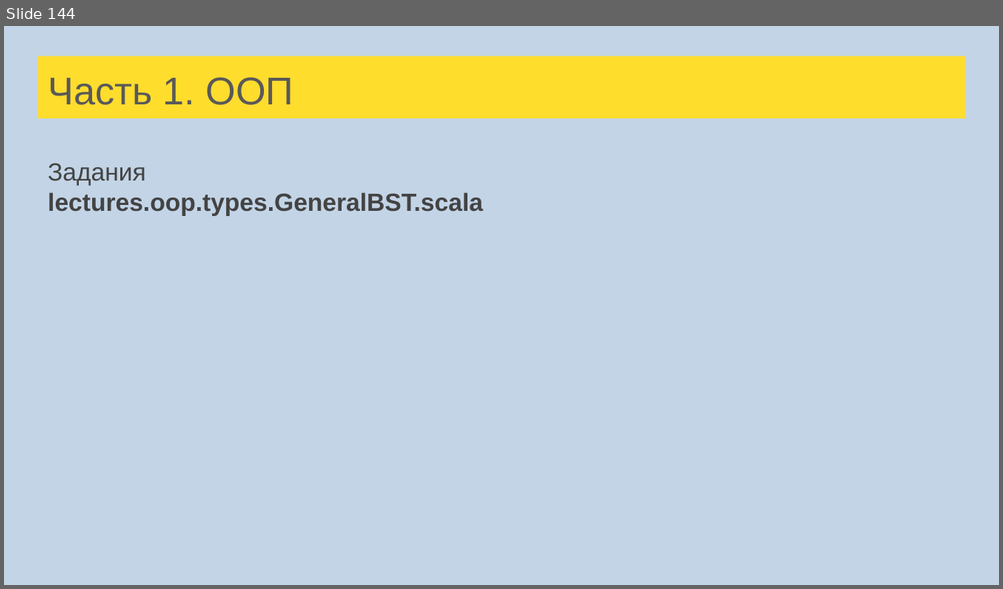
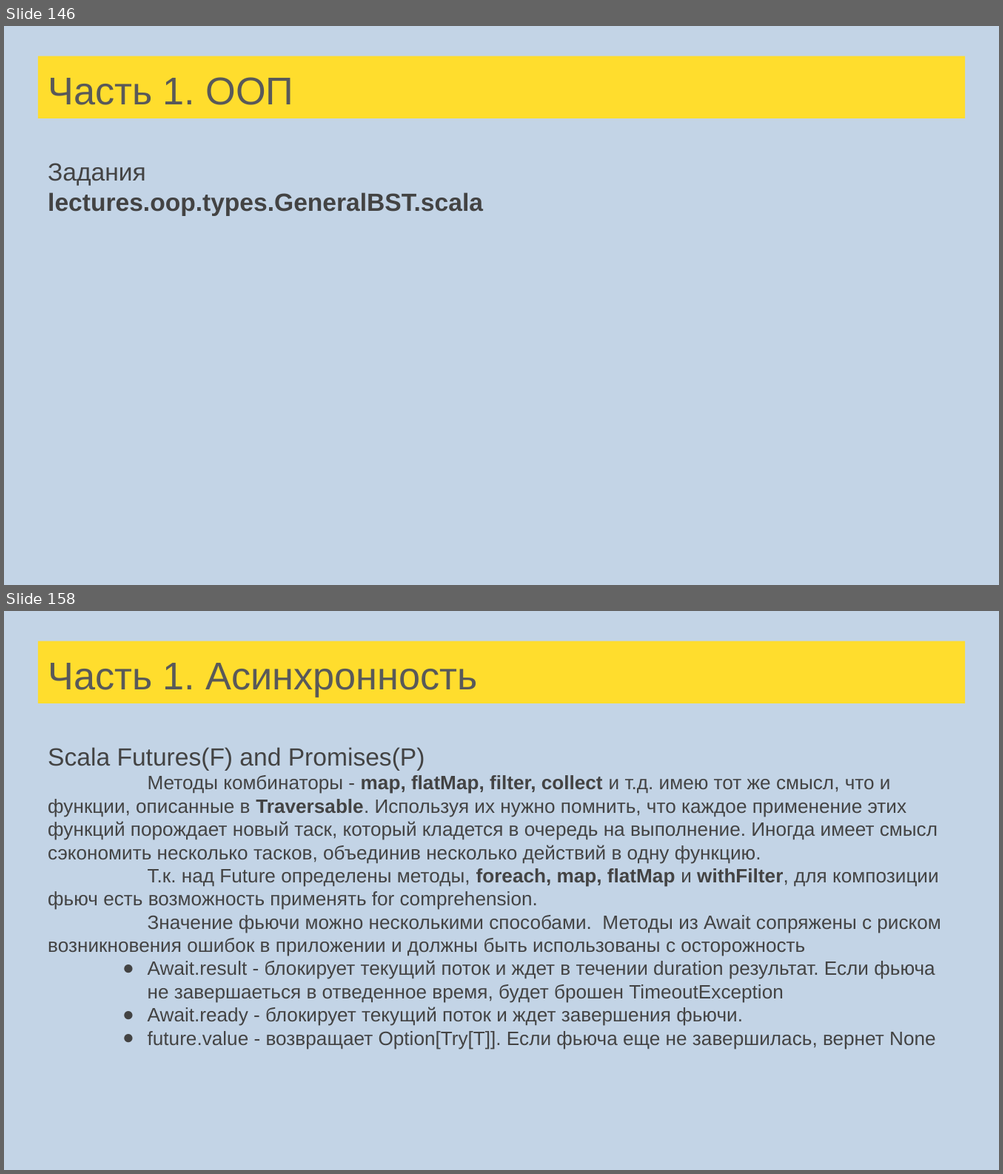
Before and after one commit to tralfamadore/ScalaLectures, a slide deck: src/main/resources/Лекции Scala для FinTech.pptx. Shown one above the other, each under a label of ours: slide 144 before the commit, slides 146 and 158 after it; the slides between them are not shown. The pictures are 1003x589 and 1003x1174 pixels, drawn with LibreOffice and Linux fonts; fonts in the diff are those of the drawing. Boxes give left, top, right and bottom in pixels: in the first picture for what was removed or moved away, otherwise in the second. Text is boxed around its words. In the diff, an @@ line names an element or a change of style, - is before the commit and + after.

Commit message:
Async Futures added

```diff
--- a/src/main/resources/Лекции Scala для FinTech.pptx
+++ b/src/main/resources/Лекции Scala для FinTech.pptx
@@ slide 158 added at (4,611,999,1170), background #C3D4E6 @@
@@ title added at (38,641,965,703), fill #FFDD2D, 28 pt, text #595959 @@
+Часть 1. Асинхронность
@@ text added at (48,747,940,1049), 14 pt, text #434343 @@
+Scala Futures(F) and Promises(P)
+Методы комбинаторы - map, flatMap, filter, collect и т.д. имею тот же смысл, что и функции, описанные в Traversable. Используя их нужно помнить, что каждое применение этих функций порождает новый таск, который кладется в очередь на выполнение. Иногда имеет смысл сэкономить несколько тасков, объединив несколько действий в одну функцию.
+Т.к. над Future определены методы, foreach, map, flatMap и withFilter, для композиции фьюч есть возможность применять for comprehension.
+Значение фьючи можно несколькими способами. Методы из Await сопряжены с риском возникновения ошибок в приложении и должны быть использованы с осторожность
+● Await.result - блокирует текущий поток и ждет в течении duration результат. Если фьюча не завершаеться в отведенное время, будет брошен TimeoutException
+● Await.ready - блокирует текущий поток и ждет завершения фьючи.
+● future.value - возвращает Option[Try[T]]. Если фьюча еще не завершилась, вернет None
@@ what was slide 144 is now slide 146 @@
```
Also in this commit, not shown: 3 slides changed, 16 other slides added, 2 slides removed, 4 other files.
